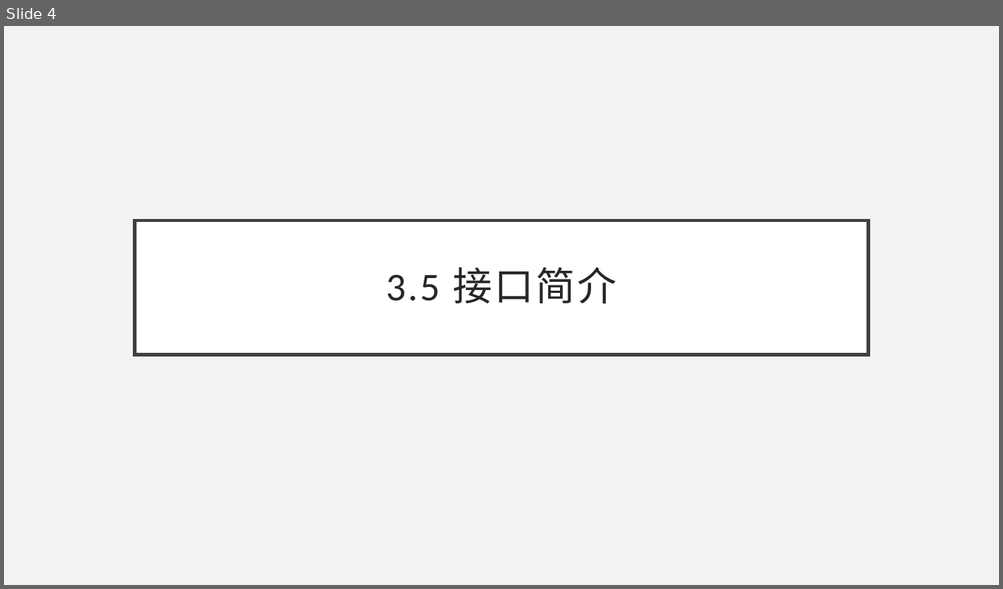
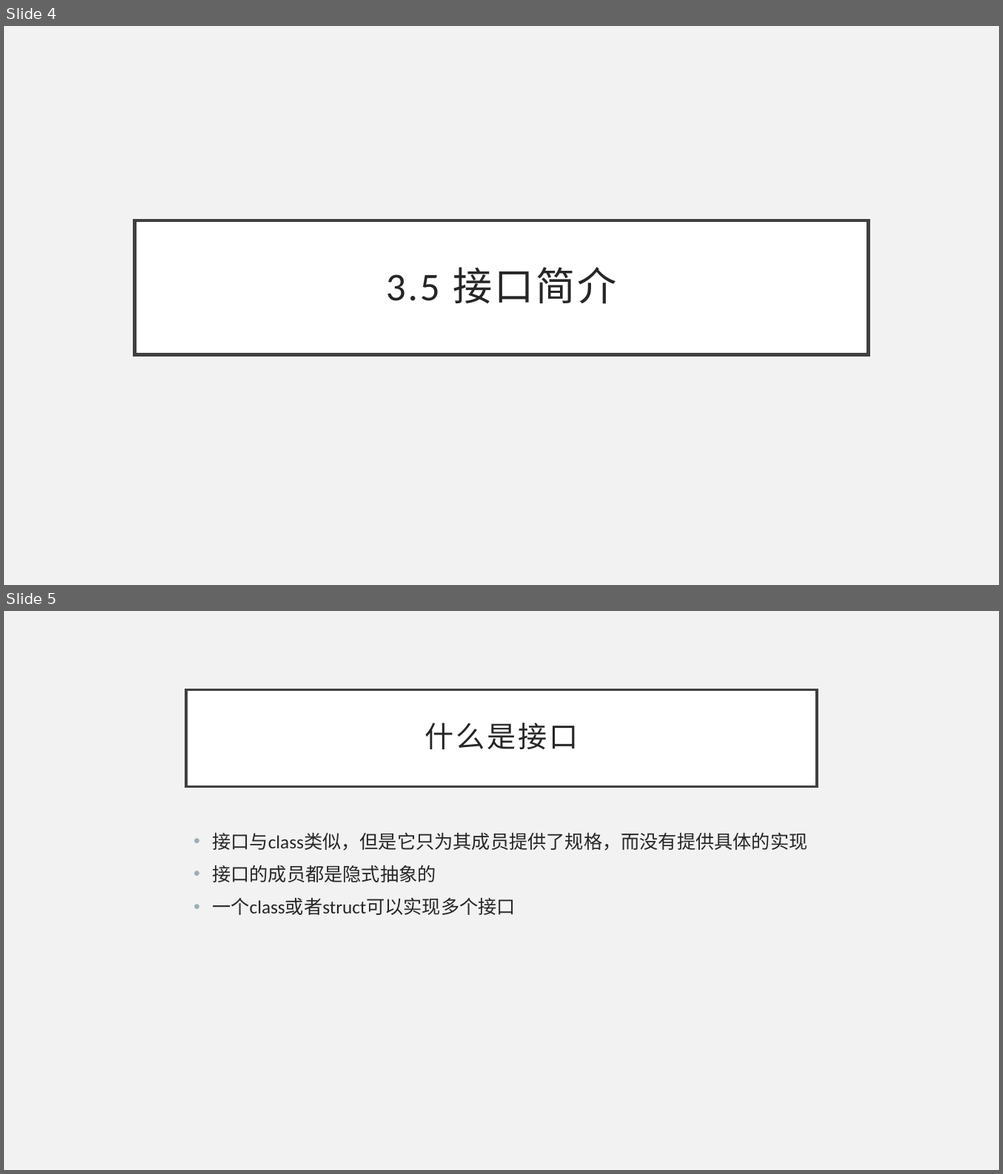
Before and after one commit to BillSon68/CSharp-Tutorial, a slide deck: Chapter 03/309 - 接口简介.pptx. Shown one above the other, each under a label of ours: slide 4 before the commit, slides 4 and 5 after it. The pictures are 1003x589 and 1003x1174 pixels, drawn with LibreOffice and Linux fonts; fonts in the diff are those of the drawing. Boxes give left, top, right and bottom in pixels: in the first picture for what was removed or moved away, otherwise in the second. Text is boxed around its words. In the diff, an @@ line names an element or a change of style, - is before the commit and + after.

```diff
--- a/Chapter 03/309 - 接口简介.pptx
+++ b/Chapter 03/309 - 接口简介.pptx
@@ slide 5 added at (4,611,999,1170), background #F2F2F2 @@
@@ title added at (186,689,817,786), fill #FFFFFF, outline #404040 2.5 pt, 28 pt, text #262626 @@
+什么是接口
@@ text added at (212,833,807,915), 18 pt, text #262626 @@
+• 接口与class类似，但是它只为其成员提供了规格，而没有提供具体的实现
+• 接口的成员都是隐式抽象的
+• 一个class或者struct可以实现多个接口
```
Also in this commit, not shown: 14 other slides added, 1 slide removed.
